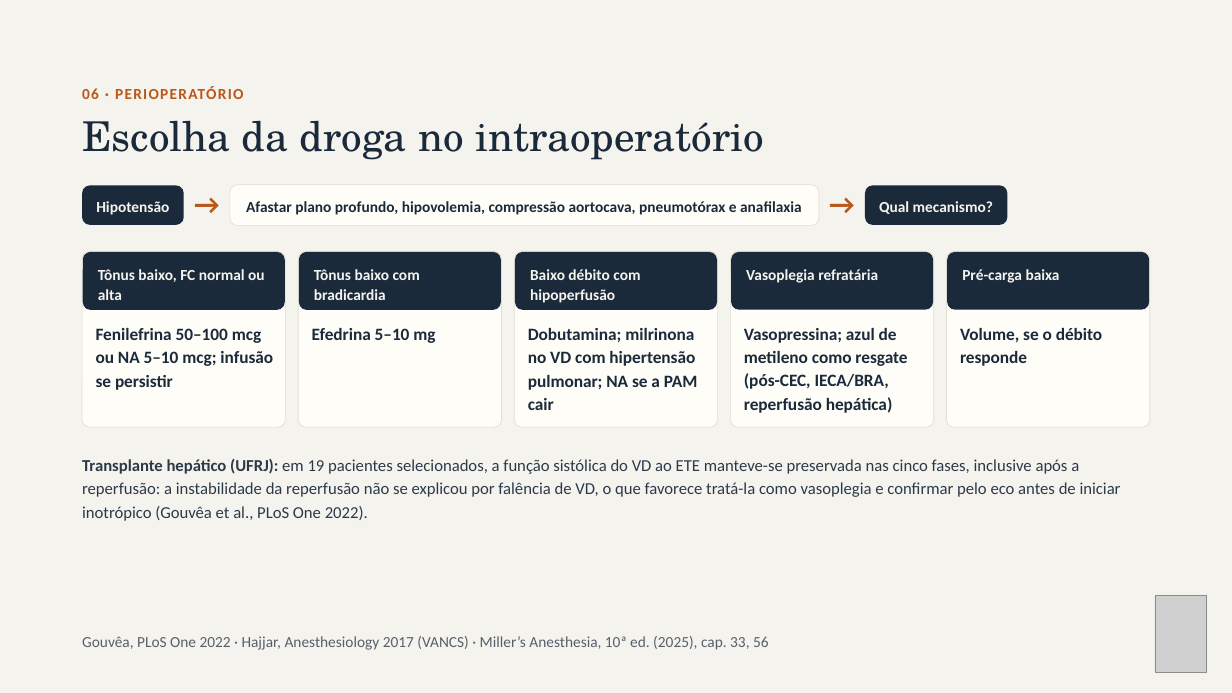
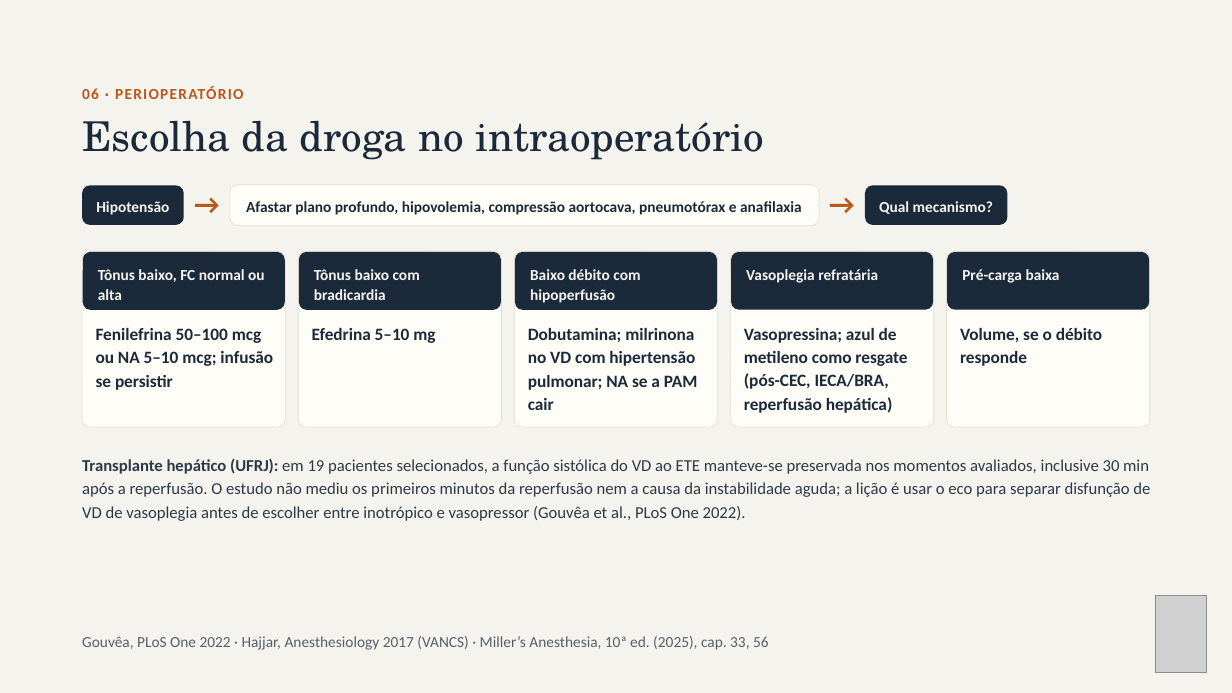
Before and after one commit to brunomoraesdubois-bit/Bruno, a slide deck: slide 14 of apresentacao/Aminas_Vasoativas.pptx. Drawn at 1232x693 pixels with LibreOffice and Linux fonts; fonts in the diff are those of the drawing; grey boxes stand for pictures. Boxes give left, top, right and bottom in pixels: in the first picture for what was removed or moved away, otherwise in the second. Text is boxed around its words. In the diff, an @@ line names an element or a change of style, - is before the commit and + after.

```diff
--- a/apresentacao/Aminas_Vasoativas.pptx
+++ b/apresentacao/Aminas_Vasoativas.pptx
@@ text at <box>82,459,1150,521</box>: text changed @@
-Transplante hepático (UFRJ): em 19 pacientes selecionados, a função sistólica do VD ao ETE manteve-se preservada nas cinco fases, inclusive após a reperfusão: a instabilidade da reperfusão não se explicou por falência de VD, o que favorece tratá-la como vasoplegia e confirmar pelo eco antes de iniciar inotrópico (Gouvêa et al., PLoS One 2022).
+Transplante hepático (UFRJ): em 19 pacientes selecionados, a função sistólica do VD ao ETE manteve-se preservada nos momentos avaliados, inclusive 30 min após a reperfusão. O estudo não mediu os primeiros minutos da reperfusão nem a causa da instabilidade aguda; a lição é usar o eco para separar disfunção de VD de vasoplegia antes de escolher entre inotrópico e vasopressor (Gouvêa et al., PLoS One 2022).
```
Also in this commit, not shown: 3 other slides changed, 14 other files.
